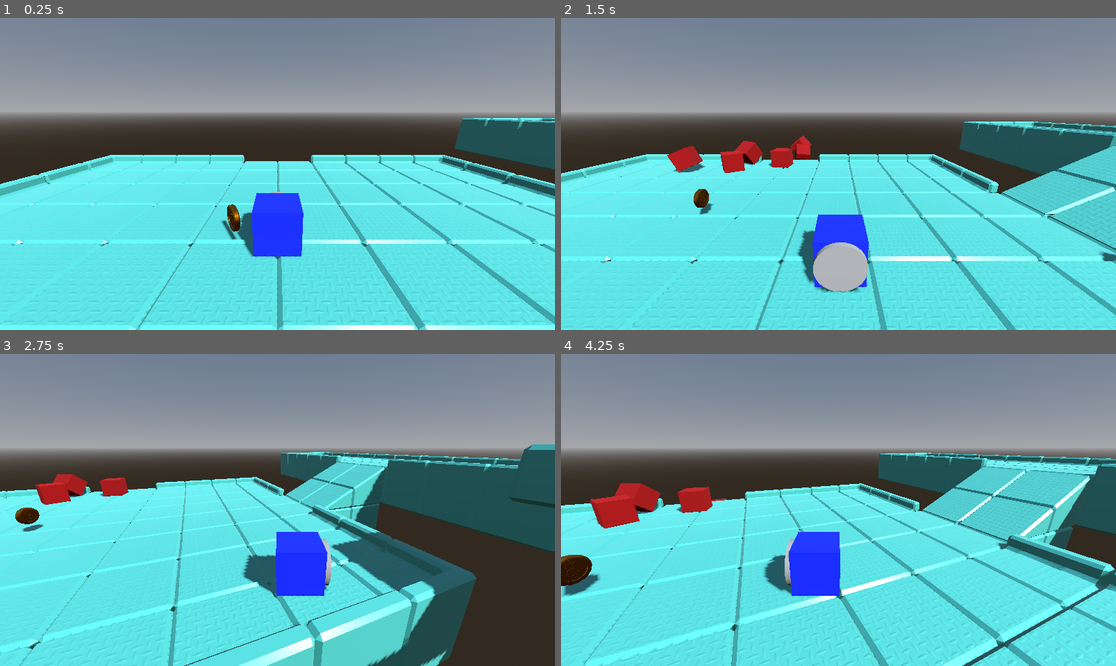
Above: before the commit, frames 1-4 (two rows, left to right).
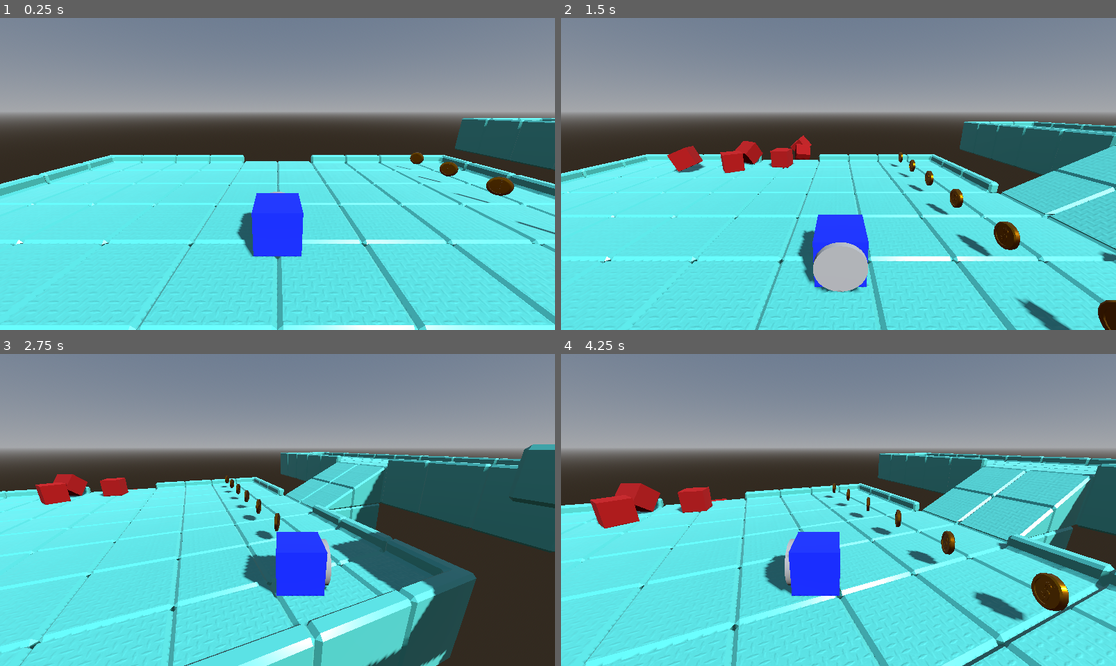
Above: after the commit, the same moments.

Repository: Edhddz/3D-Platformer-Tutorial
Game: Godot game, scene res://scenes/level_1.tscn
Same seed, same stepped clock (60 frames per second), same inputs: the game is played once before the commit and once after it. The project has no main scene, so this scene is started directly.
Inputs:
- Up to frame 1 (0.25 s): no input
- Up to frame 2 (1.5 s): tap Enter (ui_accept) at 0.5, 0.77 s; hold Right (ui_right) 0.53-1.28 s; tap A (cam_left) at 0.6 s; hold Down (ui_down) from 1.28 s (still down); tap D (cam_right) at 1.35 s
- Up to frame 3 (2.75 s): tap Enter (ui_accept) at 1.52 s; release Down (ui_down) at 2.03 s; hold Right (ui_right) from 2.03 s (still down); tap A (cam_left) at 2.1 s
- Up to frame 4 (4.25 s): release Right (ui_right) at 2.78 s; hold Up (ui_up) 2.78-3.53 s; tap D (cam_right) at 2.85 s; tap Enter (ui_accept) at 3.02, 3.77 s; hold Left (ui_left) from 3.53 s (still down); tap A (cam_left) at 3.6 s

The runs differ from the first frame. In frame 1, 0.8% of the frame differs, in the area x 39-100%, y 42-72%; in frame 2, 1.7%; in frame 3, 0.6%; in frame 4, 2.3%, in the area x 0-92%, y 41-86%.

Commit message:
Lesson #17: Counting coins to win
+ Added global script to keep track of collected coins
+ Reset collected coins on level ready
+ Moved layer and mask disabling to it's own function
+ Switch scenes when all coins collected

Diff:
--- a/Objects/Collectibles/coin.gd
+++ b/Objects/Collectibles/coin.gd
@@ -12,10 +12,18 @@
 	rotate_y(deg_to_rad(ROT_SPEED))
 
 func _on_body_entered(_body: Node3D) -> void:  # Built-in signal
-	set_collision_layer_value(3, false)
-	set_collision_mask_value(1, false)
+	Global.coins += 1
+	print(Global.coins)
+	disable_coin_collision()
 	$AnimationPlayer.play("bounce")
 
 
+func disable_coin_collision():
+	set_collision_layer_value(3, false)
+	set_collision_mask_value(1, false)
+
 func _on_animation_player_animation_finished(anim_name: StringName) -> void:
 	queue_free()
+
+	if Global.coins >= Global.NUM_COINS_TO_WIN:
+		get_tree().change_scene_to_file("res://scenes/level_1.tscn")
--- /dev/null
+++ b/Scripts/global.gd
@@ -0,0 +1,4 @@
+extends Node
+
+var coins: int = 0
+const NUM_COINS_TO_WIN: int = 6
--- a/project.godot
+++ b/project.godot
@@ -13,6 +13,10 @@
 config/name="3D Platformer Tutorial"
 config/features=PackedStringArray("4.3", "Forward Plus")
 config/icon="res://icon.svg"
+
+[autoload]
+
+Global="*res://Scripts/global.gd"
 
 [input]
 
--- /dev/null
+++ b/scenes/level_1.gd
@@ -0,0 +1,5 @@
+extends Node3D
+
+
+func _ready() -> void:
+	Global.coins = 0 # Reset number of collected coins on level load
--- a/scenes/level_1.tscn
+++ b/scenes/level_1.tscn
@@ -1,6 +1,7 @@
-[gd_scene load_steps=7 format=3 uid="uid://sw0lrwwmfsky"]
+[gd_scene load_steps=8 format=3 uid="uid://sw0lrwwmfsky"]
 
 [ext_resource type="PackedScene" uid="uid://4wcvjnjtiobj" path="res://Objects/block.tscn" id="1_014kd"]
+[ext_resource type="Script" path="res://scenes/level_1.gd" id="1_go2nx"]
 [ext_resource type="PackedScene" uid="uid://2smk0rrqj2j0" path="res://Player/steve.tscn" id="2_bswci"]
 [ext_resource type="PackedScene" uid="uid://c23blxtlgajnq" path="res://Objects/Collectibles/coin.tscn" id="3_rus8k"]
 [ext_resource type="Environment" uid="uid://bvnnvb6ctyaf6" path="res://Resources/level_1_environment.tres" id="4_5xbjy"]
@@ -10,10 +11,14 @@
 size = Vector3(10.083, 1, 8.82227)
 
 [node name="Level1" type="Node3D"]
+script = ExtResource("1_go2nx")
 
 [node name="DirectionalLight3D" type="DirectionalLight3D" parent="."]
 transform = Transform3D(0.874603, -0.310403, 0.372451, 0, 0.768194, 0.640217, -0.48484, -0.559936, 0.671865, 0, 10, 0)
 shadow_enabled = true
+
+[node name="Steve" parent="." instance=ExtResource("2_bswci")]
+transform = Transform3D(1, 0, 0, 0, 1, 0, 0, 0, 1, 0, 0.479502, 0)
 
 [node name="Blocks" type="Node3D" parent="."]
 transform = Transform3D(1, 0, 0, 0, 1, 0, 0, 0, 1, -0.482912, 0.479502, -6.12219)
@@ -36,12 +41,6 @@
 [node name="Block5" parent="Blocks" instance=ExtResource("1_014kd")]
 transform = Transform3D(0.725883, -0.0837352, 0.682703, -0.449119, -0.80946, 0.378243, 0.520947, -0.581174, -0.62518, -1.88183, 12.7415, 0.581506)
 
-[node name="Steve" parent="." instance=ExtResource("2_bswci")]
-transform = Transform3D(1, 0, 0, 0, 1, 0, 0, 0, 1, 0, 0.479502, 0)
-
-[node name="Coin" parent="." instance=ExtResource("3_rus8k")]
-transform = Transform3D(1, 0, 0, 0, 1, 0, 0, 0, 1, -0.977671, 0.619901, 0)
-
 [node name="WorldEnvironment" type="WorldEnvironment" parent="."]
 environment = ExtResource("4_5xbjy")
 
@@ -62,4 +61,24 @@
 transform = Transform3D(10, 0, 0, 0, 10, 0, 0, 0, 10, 0, 0, 0)
 shape = SubResource("BoxShape3D_4nkto")
 
+[node name="Coins" type="Node3D" parent="."]
+
+[node name="Coin1" parent="Coins" instance=ExtResource("3_rus8k")]
+transform = Transform3D(1, 0, 0, 0, 1, 0, 0, 0, 1, 7.02233, 0.619901, -6)
+
+[node name="Coin2" parent="Coins" instance=ExtResource("3_rus8k")]
+transform = Transform3D(1, 0, 0, 0, 1, 0, 0, 0, 1, 7.02233, 0.619901, -4)
+
+[node name="Coin3" parent="Coins" instance=ExtResource("3_rus8k")]
+transform = Transform3D(1, 0, 0, 0, 1, 0, 0, 0, 1, 7.02233, 0.619901, -2)
+
+[node name="Coin4" parent="Coins" instance=ExtResource("3_rus8k")]
+transform = Transform3D(1, 0, 0, 0, 1, 0, 0, 0, 1, 7.02233, 0.619901, 0)
+
+[node name="Coin5" parent="Coins" instance=ExtResource("3_rus8k")]
+transform = Transform3D(1, 0, 0, 0, 1, 0, 0, 0, 1, 7.02233, 0.619901, 2)
+
+[node name="Coin6" parent="Coins" instance=ExtResource("3_rus8k")]
+transform = Transform3D(1, 0, 0, 0, 1, 0, 0, 0, 1, 7.02233, 0.619901, 4)
+
 [connection signal="body_entered" from="DeathZone" to="Steve" method="_on_death_zone_body_entered"]
